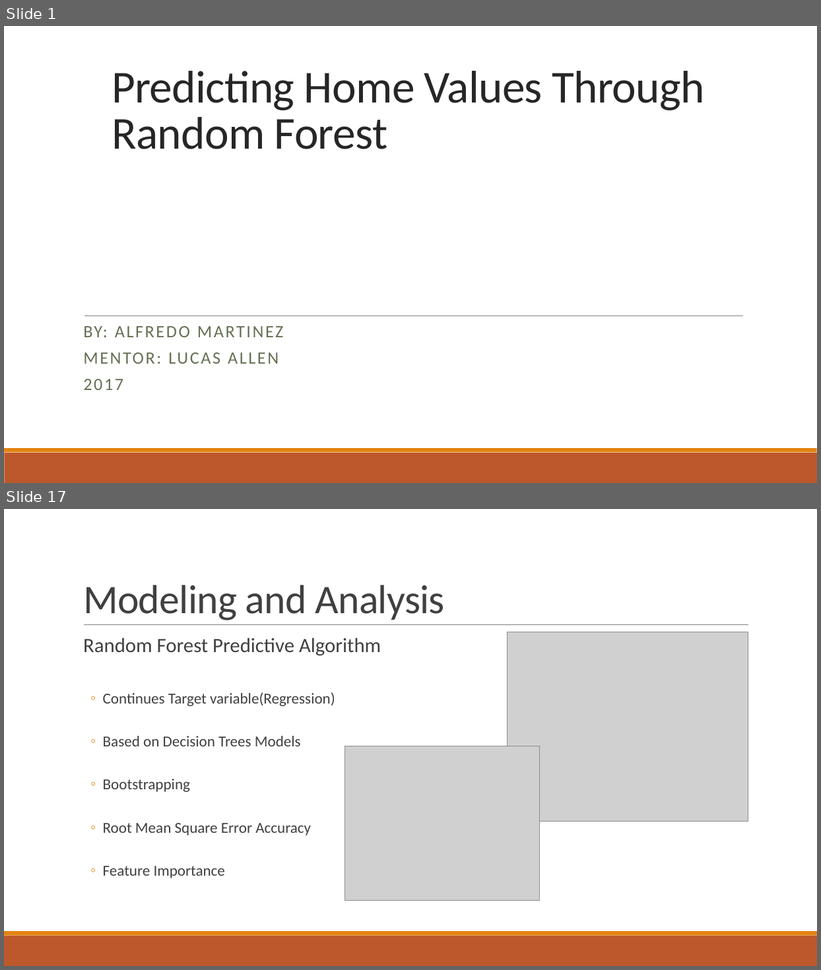
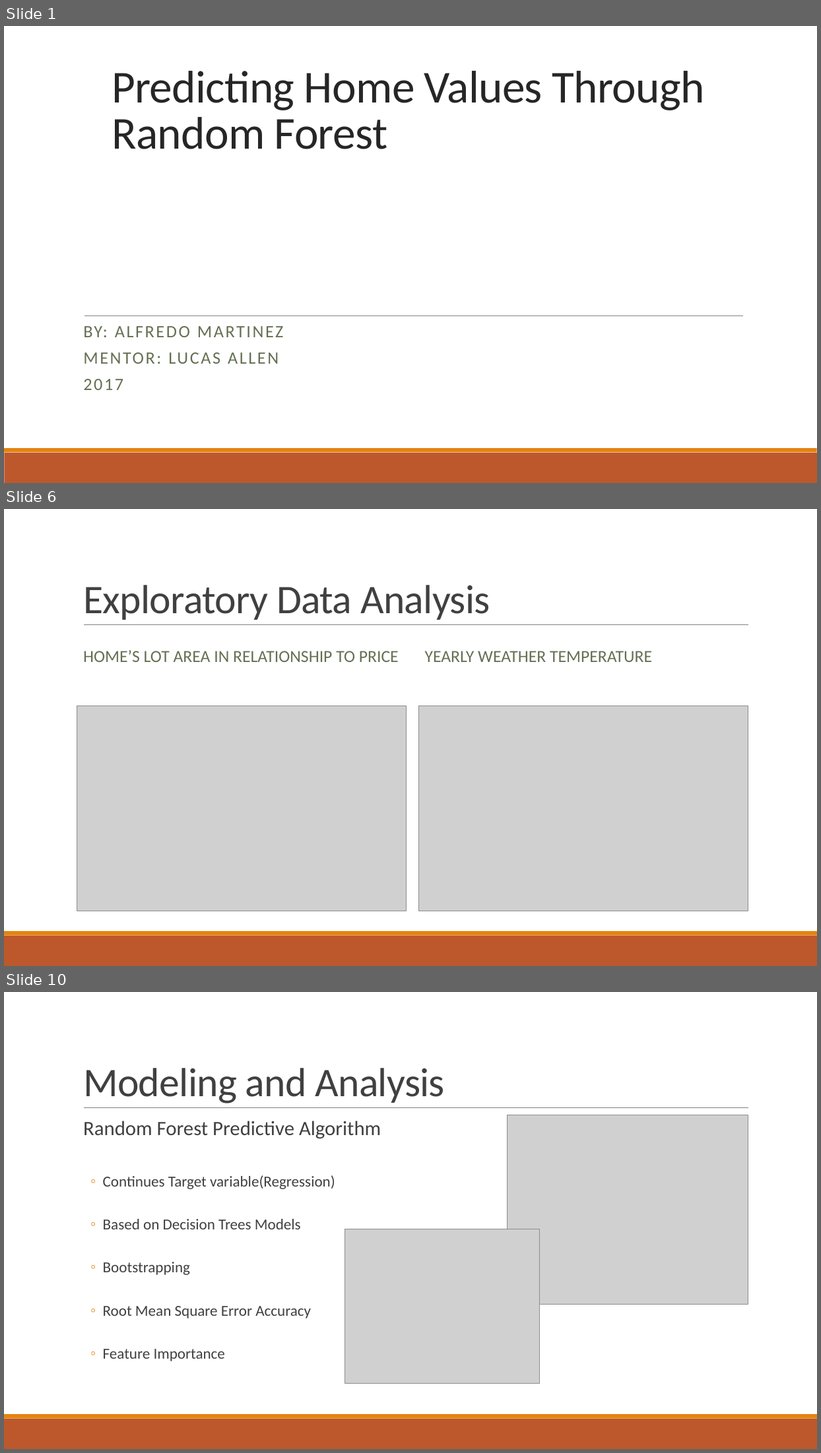
Before and after one commit to AlfredMtz/Springboard, a slide deck: Ames_project/Slide_deck.pptx. Shown one above the other, each under a label of ours: slides 1 and 17 before the commit, slides 1, 6 and 10 after it; the slides between them are not shown. The pictures are 821x970 and 821x1453 pixels, drawn with LibreOffice and Linux fonts; fonts in the diff are those of the drawing; grey boxes stand for pictures. Boxes give left, top, right and bottom in pixels: in the first picture for what was removed or moved away, otherwise in the second. Text is boxed around its words. In the diff, an @@ line names an element or a change of style, - is before the commit and + after.

```diff
--- a/Ames_project/Slide_deck.pptx
+++ b/Ames_project/Slide_deck.pptx
@@ slide 6 added at (4, 509, 817, 966), background #FFFFFF; not listed: 3 template elements that a slide beside it also shows @@
@@ title added at (83, 585, 490, 620), 48 pt, text #404040 @@
+Exploratory Data Analysis
@@ text added at (83, 650, 399, 662), 20 pt, text #637052 @@
+HOME’S LOT AREA IN RELATIONSHIP TO PRICE
@@ text added at (425, 651, 652, 662), 20 pt, text #637052 @@
+YEARLY WEATHER TEMPERATURE
@@ picture added at (77, 706, 407, 911) @@
@@ picture added at (418, 706, 748, 911) @@
@@ what was slide 17 is now slide 10 @@
```
Also in this commit, not shown: 5 slides changed, 6 other slides added, 14 slides removed.
